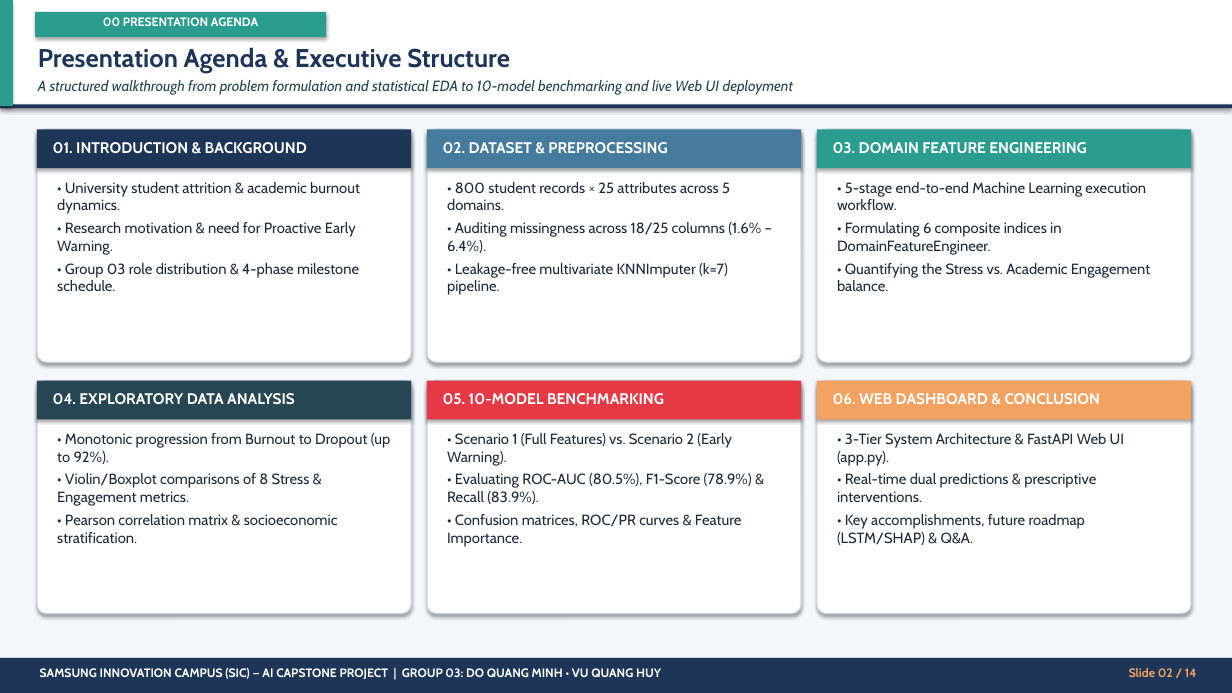
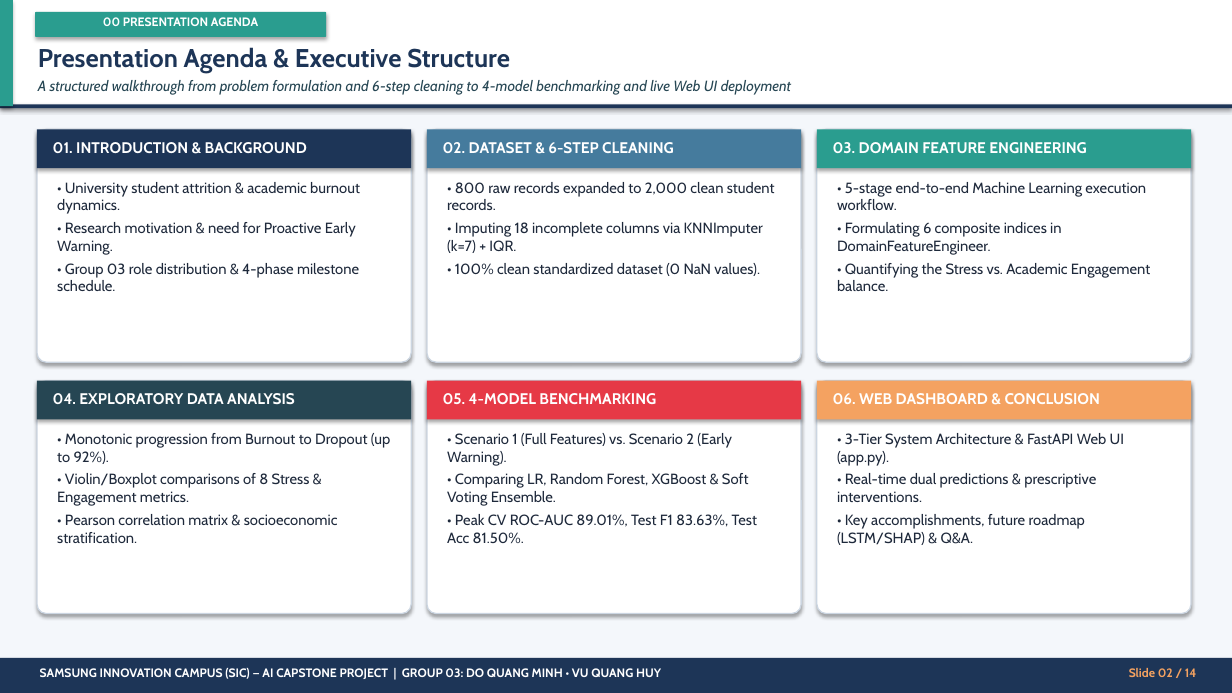
Before and after one commit to mrminh836/Student_Burnout, a slide deck: slide 2 of SIC_Documents_EN/SIC_AI_Capstone Project_Presentation Slide Template.pptx. Drawn at 1232x693 pixels with LibreOffice and Linux fonts; fonts in the diff are those of the drawing. Boxes give left, top, right and bottom in pixels: in the first picture for what was removed or moved away, otherwise in the second. Text is boxed around its words. In the diff, an @@ line names an element or a change of style, - is before the commit and + after.

```diff
--- a/SIC_Documents_EN/SIC_AI_Capstone Project_Presentation Slide Template.pptx
+++ b/SIC_Documents_EN/SIC_AI_Capstone Project_Presentation Slide Template.pptx
@@ text at <box>38,80,791,95</box>: text changed @@
-A structured walkthrough from problem formulation and statistical EDA to 10-model benchmarking and live Web UI deployment
+A structured walkthrough from problem formulation and 6-step cleaning to 4-model benchmarking and live Web UI deployment
@@ text at <box>443,142,674,153</box>: text changed @@
-02. DATASET & PREPROCESSING
+02. DATASET & 6-STEP CLEANING
@@ text at <box>447,182,775,276</box>: text changed @@
-• 800 student records × 25 attributes across 5 domains.
-• Auditing missingness across 18/25 columns (1.6% – 6.4%).
-• Leakage-free multivariate KNNImputer (k=7) pipeline.
+• 800 raw records expanded to 2,000 clean student records.
+• Imputing 18 incomplete columns via KNNImputer (k=7) + IQR.
+• 100% clean standardized dataset (0 NaN values).
@@ text at <box>443,393,656,404</box>: text changed @@
-05. 10-MODEL BENCHMARKING
+05. 4-MODEL BENCHMARKING
@@ text at <box>447,473,757,543</box>: text changed @@
-• Evaluating ROC-AUC (80.5%), F1-Score (78.9%) & Recall (83.9%).
-• Confusion matrices, ROC/PR curves & Feature Importance.
+• Comparing LR, Random Forest, XGBoost & Soft Voting Ensemble.
+• Peak CV ROC-AUC 89.01%, Test F1 83.63%, Test Acc 81.50%.
```
Also in this commit, not shown: 5 other slides changed, 5 other files.
